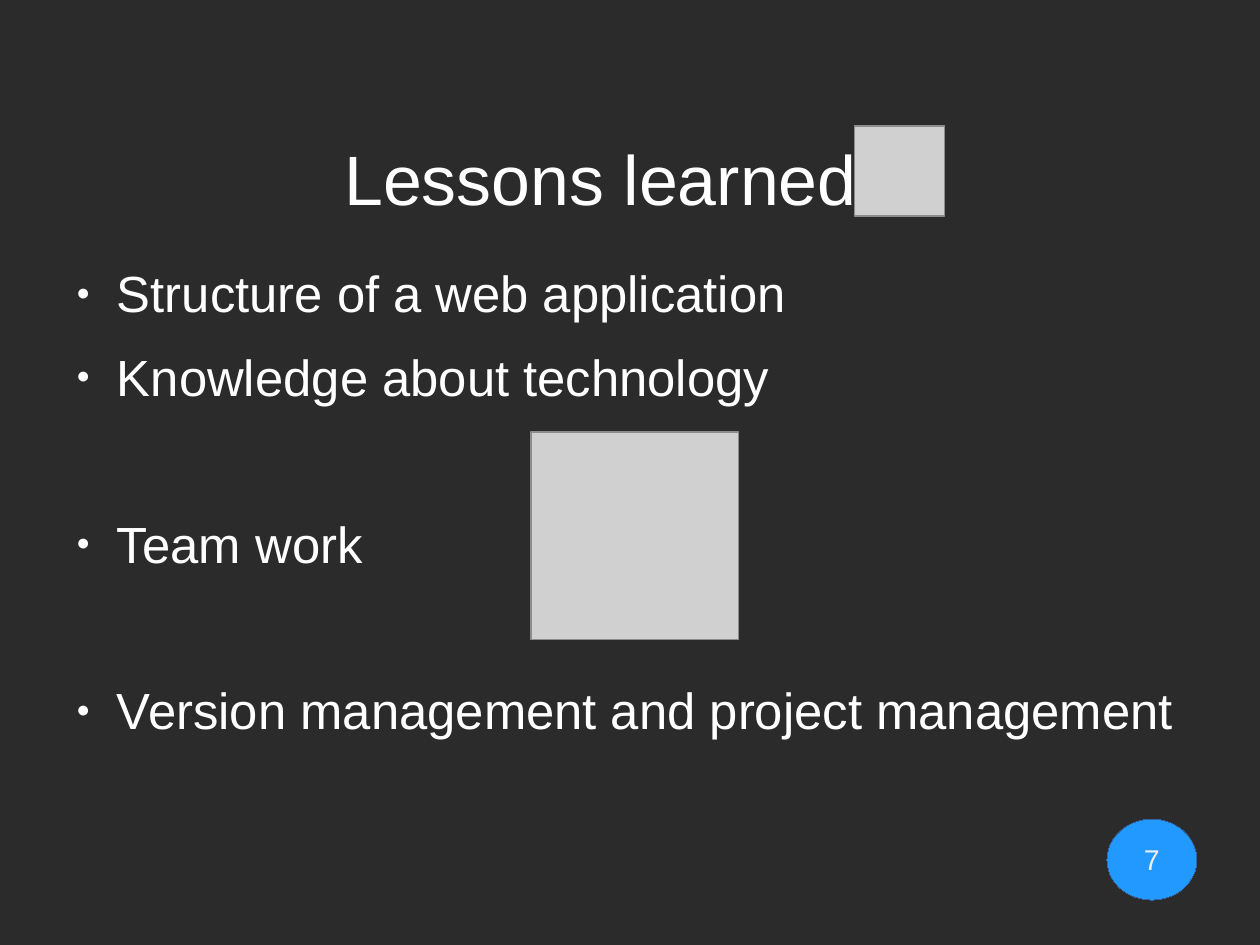
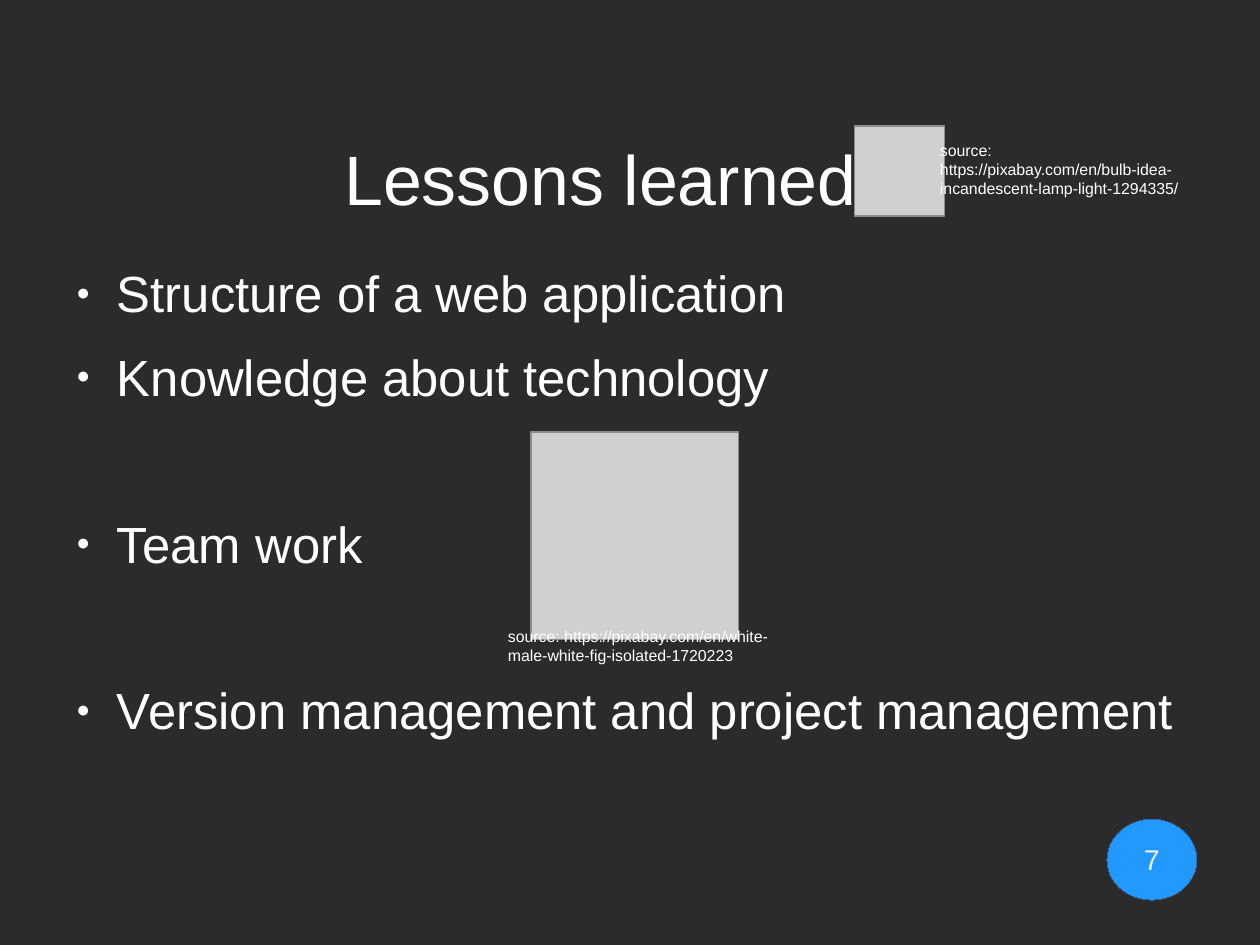
Before and after one commit to Geopras/IdeaWatcher, a slide deck: slide 7 of presentation/bassbiene.odp. Drawn at 1260x945 pixels with LibreOffice and Linux fonts; fonts in the diff are those of the drawing; grey boxes stand for pictures; background and template pictures are left out; a plain dark background stands for a picture behind light text. Boxes give left, top, right and bottom in pixels: in the first picture for what was removed or moved away, otherwise in the second. Text is boxed around its words. In the diff, an @@ line names an element or a change of style, - is before the commit and + after.

```diff
--- a/presentation/bassbiene.odp
+++ b/presentation/bassbiene.odp
@@ text added at box(940, 143, 1178, 198), 10 pt, text #FFFFFF @@
+source: https://pixabay.com/en/bulb-idea-incandescent-lamp-light-1294335/
@@ text added at box(508, 629, 768, 665), 10 pt, text #FFFFFF @@
+source: https://pixabay.com/en/white-male-white-fig-isolated-1720223
```
Also in this commit, not shown: 3 other slides changed, 1 slide added, 1 slide removed.
